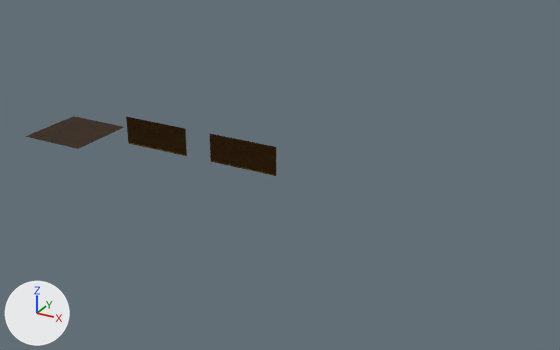
What one commit did to the FBX model Assets/Ali/AliModels/AliVisuals/AliFBX/wall_1.fbx.
Rendered twice from a camera (50 mm lens) standing at (126.0, -158.6, 79.8) and looking at (37.8, 1.7, -0.3). The axes (+X, +Y, +Z) are drawn at lower left. The lights are the same throughout. Where no turn or scale is listed for an object, it has been applied to the vertices.

Script lines for the objects in view, before the commit:
```python
me_cube_001 = bpy.data.meshes.new('Cube.001')
me_cube_001.from_pydata(...)  # 12 vertices, 10 faces; spans x -10.0..10.0, y 0.0..8.0, z 0.0
me_cube_001.materials.append(mat_bronzwall)  # picture img_bronzwall_color_png
me_cube_002 = bpy.data.meshes.new('Cube.002')
me_cube_002.from_pydata(...)  # 8 vertices, 6 faces; spans x -10.0..10.0, y 0.0, z -10.0..10.0
me_cube_002.materials.append(mat_bronzwall)  # picture img_bronzwall_color_png
me_cube_003 = bpy.data.meshes.new('Cube.003')
me_cube_003.from_pydata(...)  # 16 vertices, 13 faces; spans x -10.0..10.0, y 0.0..0.5, z 0.0..8.0
me_cube_003.materials.append(mat_bronzwall)  # picture img_bronzwall_color_png
ob_bronzfloor = bpy.data.objects.new('BronzFloor', me_cube_001)
ob_bronzfloor.location = (0.0, 0.0, 0.0)
ob_bronzfloor.rotation_euler = (1.571, 0.0, 0.0)  # degrees (90, 0, 0)
ob_bronzwall = bpy.data.objects.new('BronzWall', me_cube_003)
ob_bronzwall.location = (27.7, 0.0, 0.0)
ob_bronzwall_2 = bpy.data.objects.new('BronzWall_2', me_cube_002)
ob_bronzwall_2.location = (-29.5, 0.0, 0.0)
ob_bronzwall_2.rotation_euler = (1.571, 0.0, 0.0)  # degrees (90, 0, 0)
```
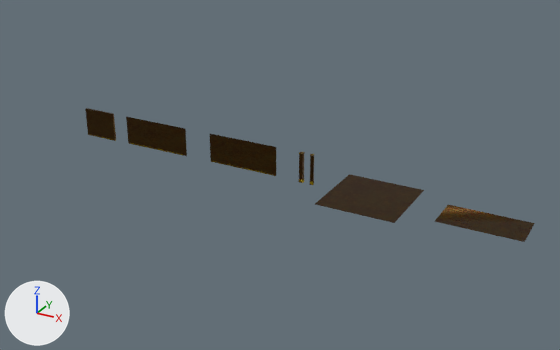
The newer file is also turned or shifted as a whole; pictures and numbers use the older file's frame.

The change, as a diff of the scene's bpy script:
```diff
--- a/Assets/Ali/AliModels/AliVisuals/AliFBX/wall_1.fbx.py
+++ b/Assets/Ali/AliModels/AliVisuals/AliFBX/wall_1.fbx.py
@@ me_cube_002 @@
 me_cube_002.from_pydata(...)  # 8 vertices, 6 faces; spans x -10.0..10.0, y 0.0, z -10.0..10.0
 # used by ob_bronzwall_2; location = (-29.5, 0.0, 0.0); rotation_euler = (1.571, 0.0, 0.0), in degrees (90, 0, 0)
+# me_cube_002 part 1: the whole mesh is moved by (63.5, 0.0, 0.0)
 me_cube_002.materials.append(mat_bronzwall)
@@ me_cube_001 @@
 me_cube_001.from_pydata(...)  # 12 vertices, 10 faces; spans x -10.0..10.0, y 0.0..8.0, z 0.0
 # used by ob_bronzfloor; location = (0.0, 0.0, 0.0); rotation_euler = (1.571, 0.0, 0.0), in degrees (90, 0, 0)
+# me_cube_001 part 2: the whole mesh is moved by (29.5, 0.0, 0.0)
 me_cube_001.materials.append(mat_bronzwall)
@@ me_cube_006 @@
+me_cube_006.from_pydata(...)  # 64 vertices, 58 faces; spans x -0.58..0.58, y -0.58..0.58, z 0.0..7.86
+me_cube_006.materials.append(mat_bronzwall)  # picture img_bronzwall_color_png
@@ me_cube_007 @@
+me_cube_007.from_pydata(...)  # 4 vertices, 1 face; spans x -10.0..10.0, y -5.0..5.0, z 0.0
+me_cube_007.materials.append(mat_bronzwall)  # picture img_bronzwall_color_png
@@ me_cube_004 @@
+me_cube_004.from_pydata(...)  # 32 vertices, 30 faces; spans x -0.58..0.58, y -0.58..0.58, z 0.0..7.86
+me_cube_004.materials.append(mat_bronzwall)  # picture img_bronzwall_color_png
@@ me_cube_005 @@
+me_cube_005.from_pydata(...)  # 12 vertices, 10 faces; spans x -5.0..5.0, y -0.26..0.26, z -0.01..7.99
+me_cube_005.materials.append(mat_bronzwall)  # picture img_bronzwall_color_png
@@ ob_bronzwall_2 @@
-ob_bronzwall_2 = bpy.data.objects.new('BronzWall_2', me_cube_002)
+ob_bronzwall_2 = bpy.data.objects.new('BronzWall_2', me_cube_001)
 ob_bronzwall_2.location = (-29.5, 0.0, 0.0)
@@ ob_bronzfloor @@
-ob_bronzfloor = bpy.data.objects.new('BronzFloor', me_cube_001)
+ob_bronzfloor = bpy.data.objects.new('BronzFloor', me_cube_002)
 ob_bronzfloor.location = (0.0, 0.0, 0.0)
@@ ob_piller_2 @@
+ob_piller_2 = bpy.data.objects.new('piller_2', me_cube_006)
+ob_piller_2.location = (47.8, 0.0, 0.0)
@@ ob_bronzfloorshort @@
+ob_bronzfloorshort = bpy.data.objects.new('BronzFloorShort', me_cube_007)
+ob_bronzfloorshort.location = (91.2, 0.0, 0.0)
@@ ob_piller_1 @@
+ob_piller_1 = bpy.data.objects.new('piller_1', me_cube_004)
+ob_piller_1.location = (44.9, 0.0, 0.0)
@@ ob_bronzshortwall @@
+ob_bronzshortwall = bpy.data.objects.new('BronzShortWall', me_cube_005)
+ob_bronzshortwall.location = (-19.6, 0.0, 0.0)
```

Pixel boxes [x1, y1, x2, y2] of what changed, in the pictures (560 x 350 px; the box of a moved part takes in the faces that stretch with it):
'BronzFloor', mesh moved, reshaped (77% wider, 25% taller): before [126, 117, 187, 156]; after [315, 174, 424, 223]
'BronzWall_2', mesh moved, reshaped (37% narrower, 18% taller): before [26, 116, 124, 149]; after [126, 117, 187, 156]
'BronzFloorShort', added (brown): after [434, 205, 535, 242]
'BronzShortWall', added (black): after [85, 108, 116, 141]
'piller_1', added: after [299, 152, 305, 183]
part 1 of me_cube_002, moved or reshaped: before [26, 116, 124, 149]; after [315, 174, 424, 223]
part 2 of me_cube_001, moved or reshaped: [126, 117, 187, 156] in both
